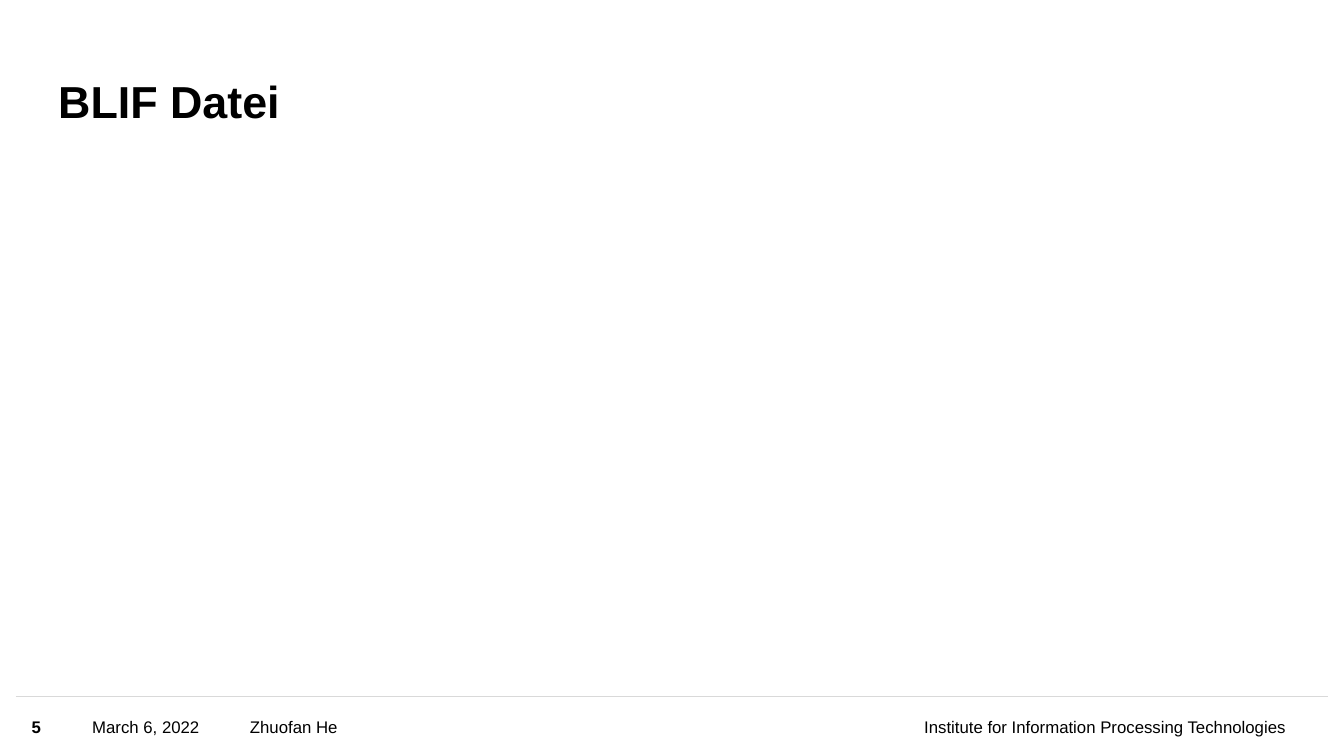
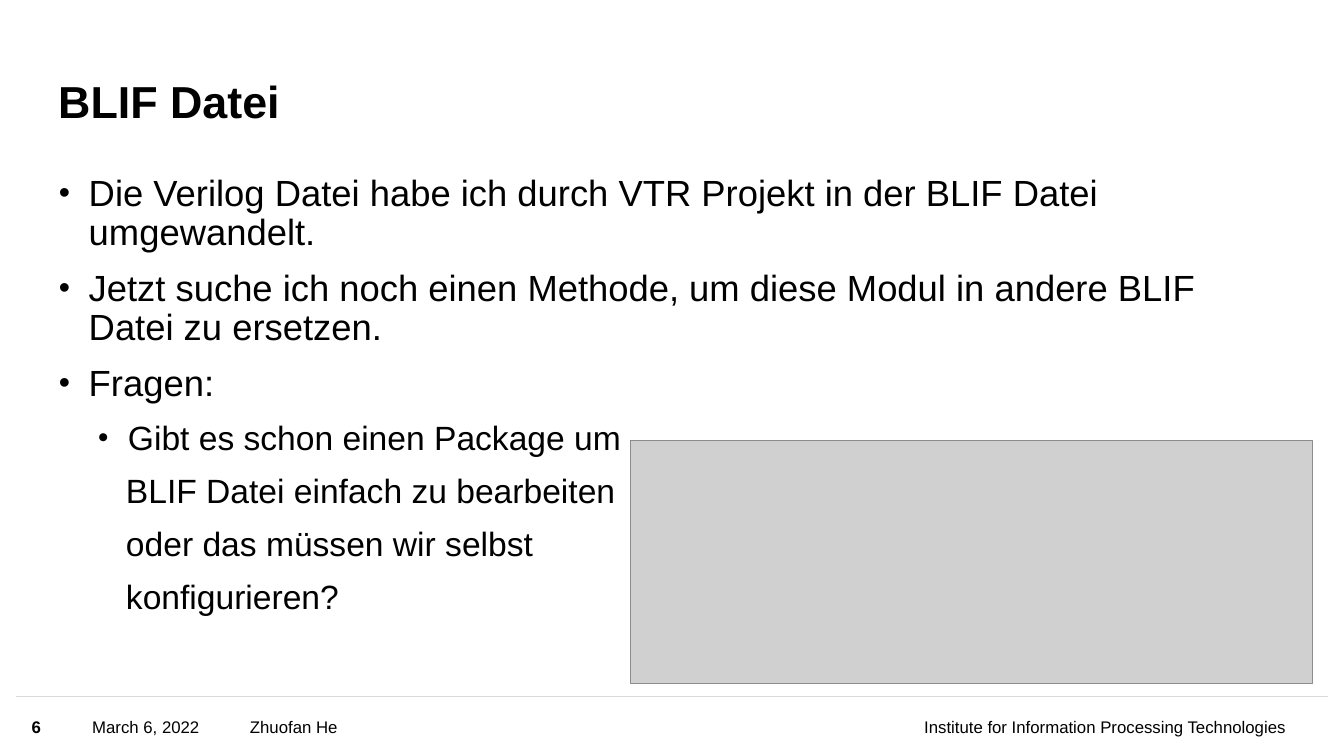
Before and after one commit to feedingmasterHE/MA_Process, a slide deck: slide 6 of 2.18 - 3.06/2.18_3.06_process.pptx (slide 5 before the commit). Drawn at 1344x756 pixels with LibreOffice and Linux fonts; fonts in the diff are those of the drawing; grey boxes stand for pictures; background and template pictures are left out. Boxes give left, top, right and bottom in pixels: in the first picture for what was removed or moved away, otherwise in the second. Text is boxed around its words. In the diff, an @@ line names an element or a change of style, - is before the commit and + after.

```diff
--- a/2.18 - 3.06/2.18_3.06_process.pptx
+++ b/2.18 - 3.06/2.18_3.06_process.pptx
@@ text added at (89,179,1195,616), 26 pt, text #000000 @@
+• Die Verilog Datei habe ich durch VTR Projekt in der BLIF Datei umgewandelt.
+• Jetzt suche ich noch einen Methode, um diese Modul in andere BLIF Datei zu ersetzen.
+• Fragen:
+  • Gibt es schon einen Package um
+  BLIF Datei einfach zu bearbeiten
+  oder das müssen wir selbst
+  konfigurieren?
@@ picture added at (630,441,1313,684) @@
```
Also in this commit, not shown: 2 other slides changed, 1 slide added.
